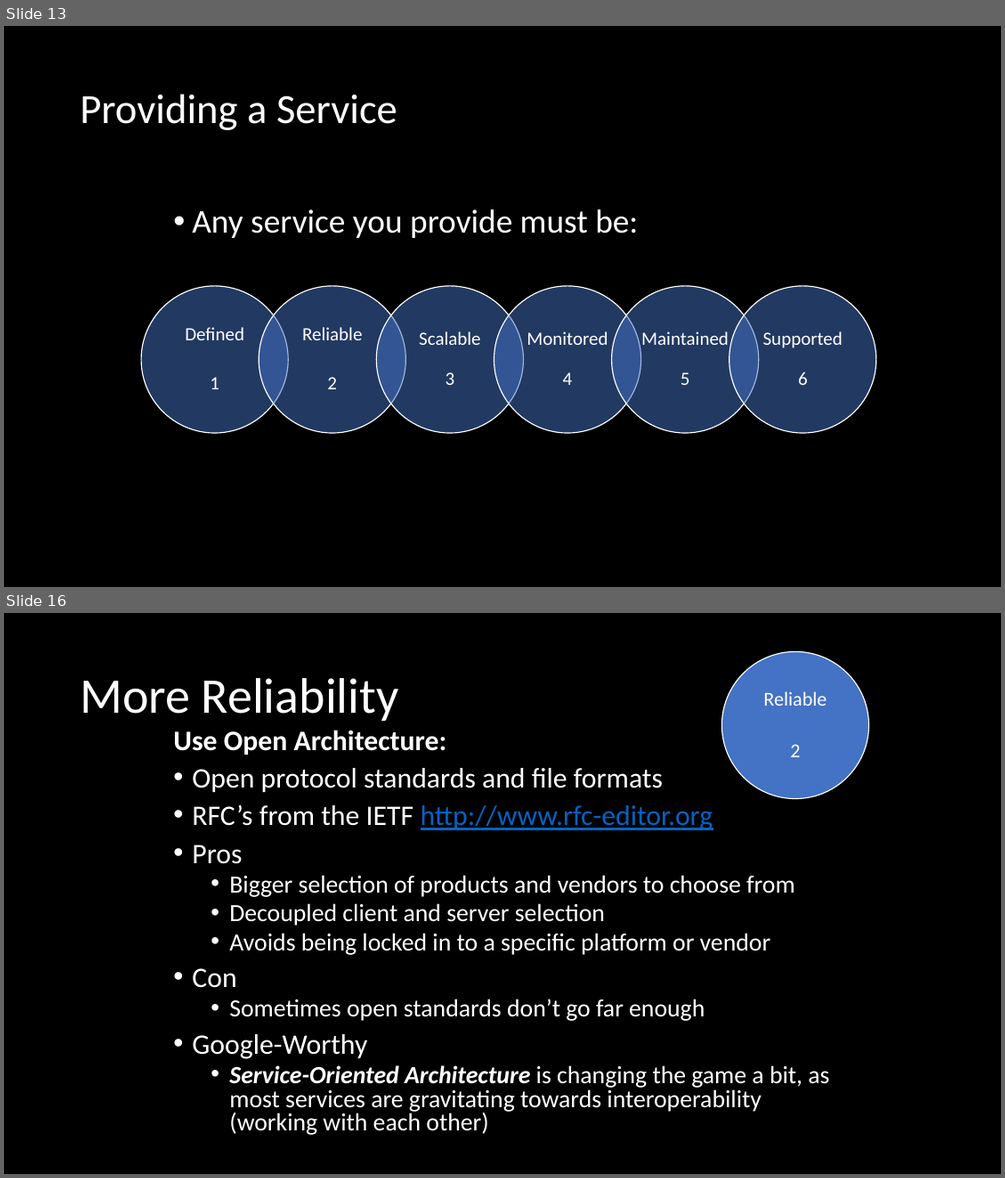
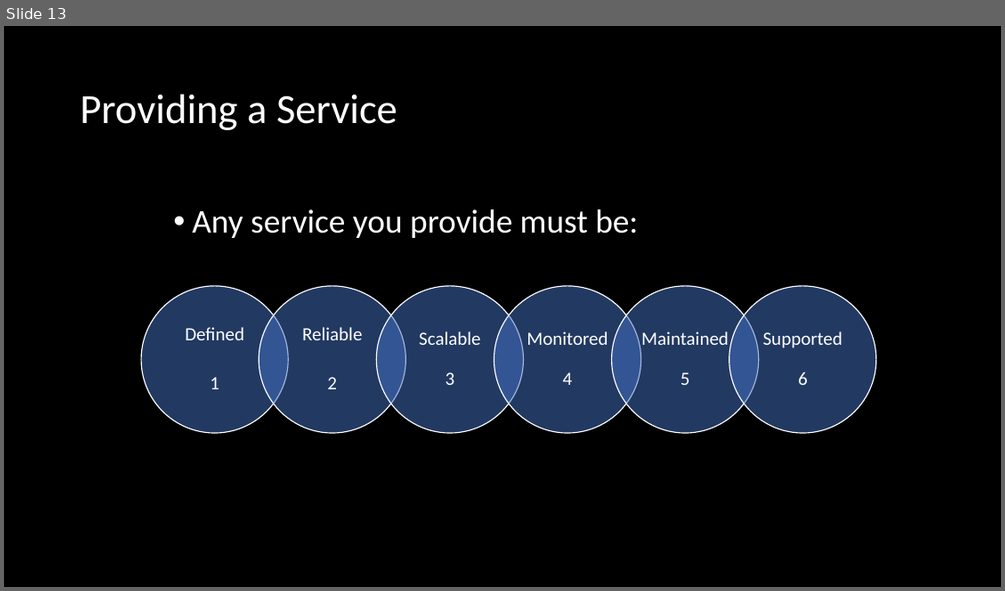
Before and after one commit to orstewar/ist346-content, a slide deck: content/10-services-monitoring-logging.pptx. Shown one above the other, each under a label of ours: slides 13 and 16 before the commit, slide 13 after it; the slides between them are not shown. The pictures are 1005x1178 and 1005x591 pixels, drawn with LibreOffice and Linux fonts; fonts in the diff are those of the drawing. Boxes give left, top, right and bottom in pixels: in the first picture for what was removed or moved away, otherwise in the second. Text is boxed around its words. In the diff, an @@ line names an element or a change of style, - is before the commit and + after.

```diff
--- a/content/10-services-monitoring-logging.pptx
+++ b/content/10-services-monitoring-logging.pptx
@@ slide 16 removed at [4, 613, 1001, 1174], background #000000 @@
@@ ellipse removed at [722, 652, 869, 799] @@
@@ title removed at [80, 678, 399, 721] @@
-More Reliability
@@ text removed at [763, 691, 826, 757] @@
-Reliable
-2
@@ text removed at [173, 730, 829, 1135] @@
-Use Open Architecture:
-• Open protocol standards and file formats
-• RFC’s from the IETF http://www.rfc-editor.org
-• Pros
-  • Bigger selection of products and vendors to choose from
-  • Decoupled client and server selection
-  • Avoids being locked in to a specific platform or vendor
-• Con
-  • Sometimes open standards don’t go far enough
-• Google-Worthy
-  • Service-Oriented Architecture is changing the game a bit, as most services are gravitating towards interoperability (working with each other)
```
Also in this commit, not shown: 14 slides changed, 1 slide added, 10 other slides removed, 2 other files.
